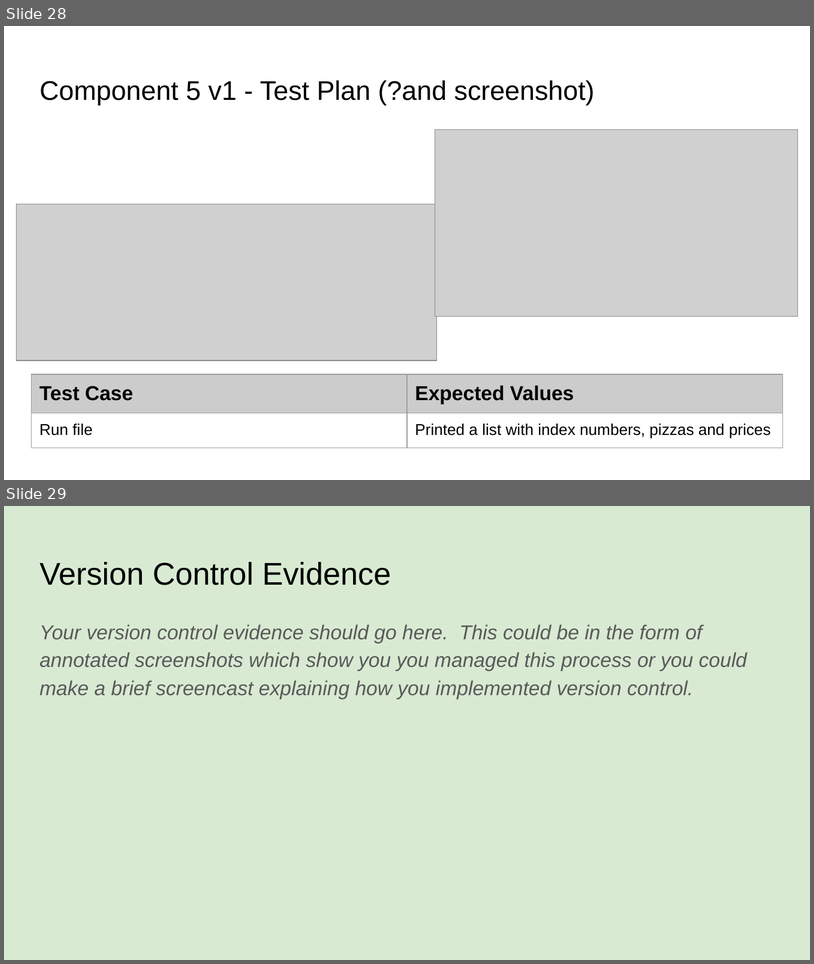
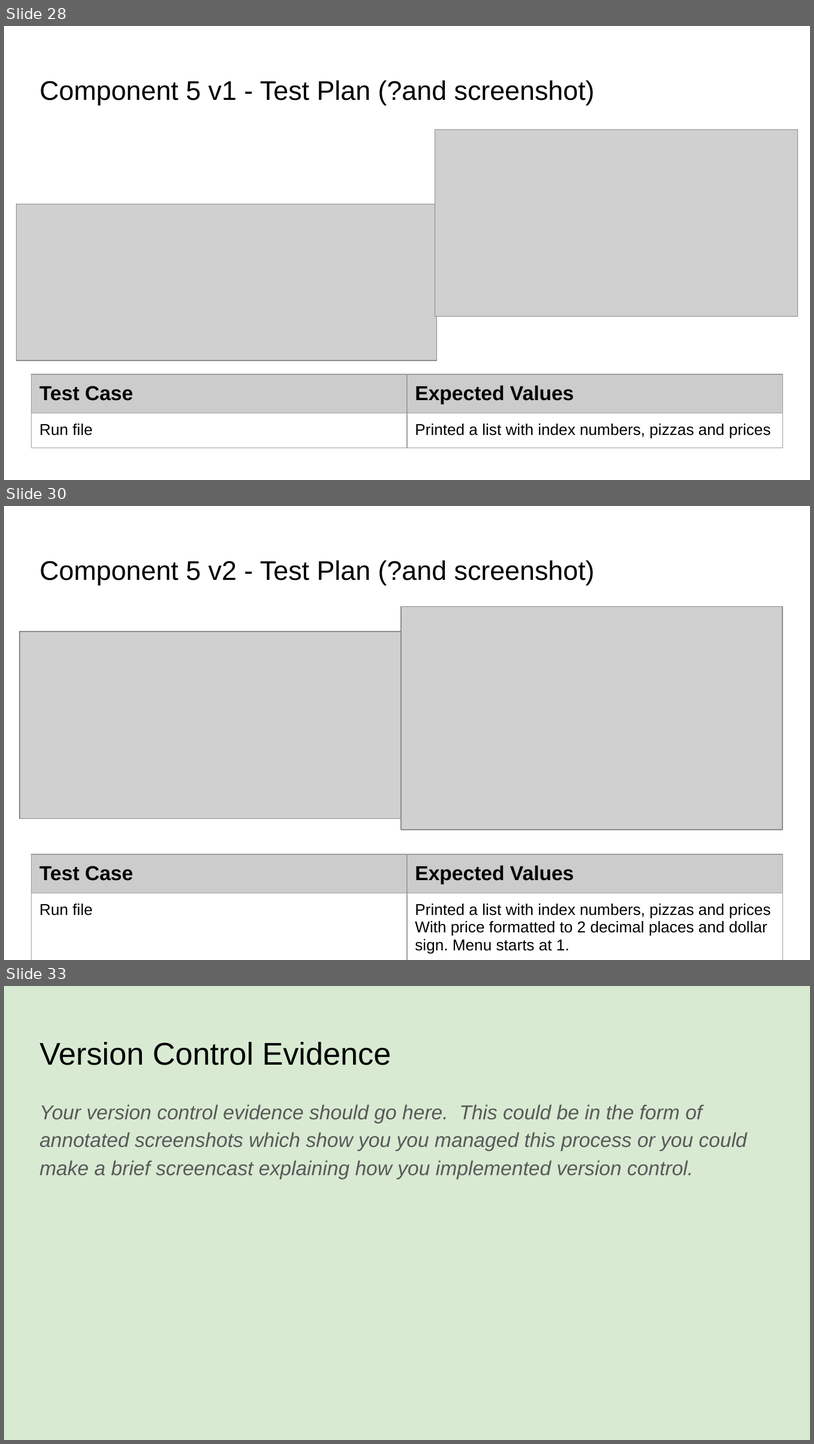
Before and after one commit to James-Wilde/Pizza_Bot, a slide deck: 022_91893+_+91897+Documentation.pptx. Shown one above the other, each under a label of ours: slides 28 and 29 before the commit, slides 28, 30 and 33 after it; the slides between them are not shown. The pictures are 814x964 and 814x1444 pixels, drawn with LibreOffice and Linux fonts; fonts in the diff are those of the drawing; grey boxes stand for pictures. Boxes give left, top, right and bottom in pixels: in the first picture for what was removed or moved away, otherwise in the second. Text is boxed around its words. In the diff, an @@ line names an element or a change of style, - is before the commit and + after.

```diff
--- a/022_91893+_+91897+Documentation.pptx
+++ b/022_91893+_+91897+Documentation.pptx
@@ slide 30 added at bbox=[4, 506, 810, 960], background #FFFFFF @@
@@ title added at bbox=[39, 560, 595, 585], 24 pt, text #000000 @@
+Component 5 v2 - Test Plan (?and screenshot)
@@ picture added at bbox=[402, 607, 783, 829] @@
@@ picture added at bbox=[20, 631, 401, 818] @@
@@ table added at bbox=[32, 855, 783, 960], 2 rows, 2 columns @@
+Test Case | Expected Values
+Run file | Printed a list with index numbers, pizzas and prices / With price formatted to 2 decimal places and dollar sign. Menu starts at 1.
@@ what was slide 29 is now slide 33 @@
```
Also in this commit, not shown: 3 other slides added, 1 other file.
